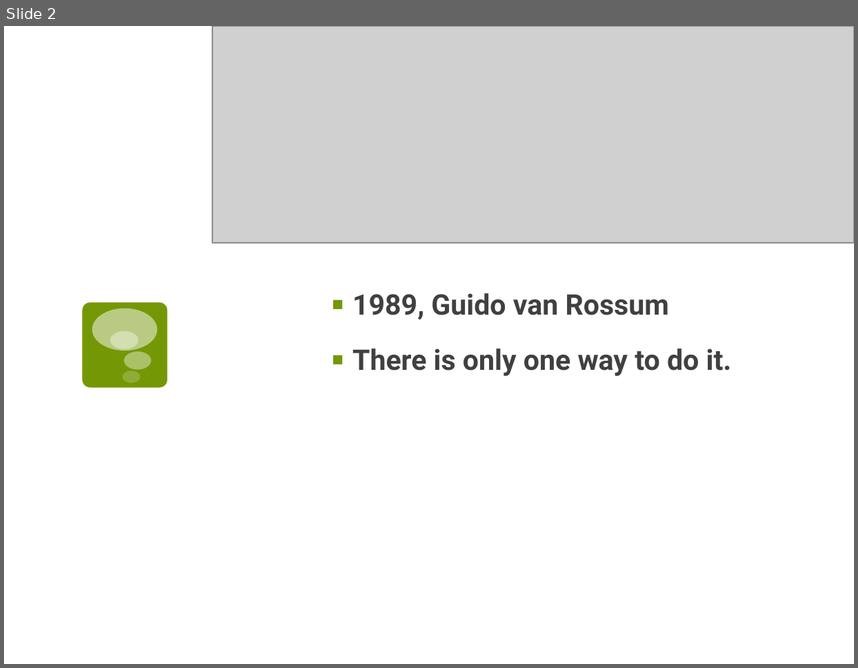
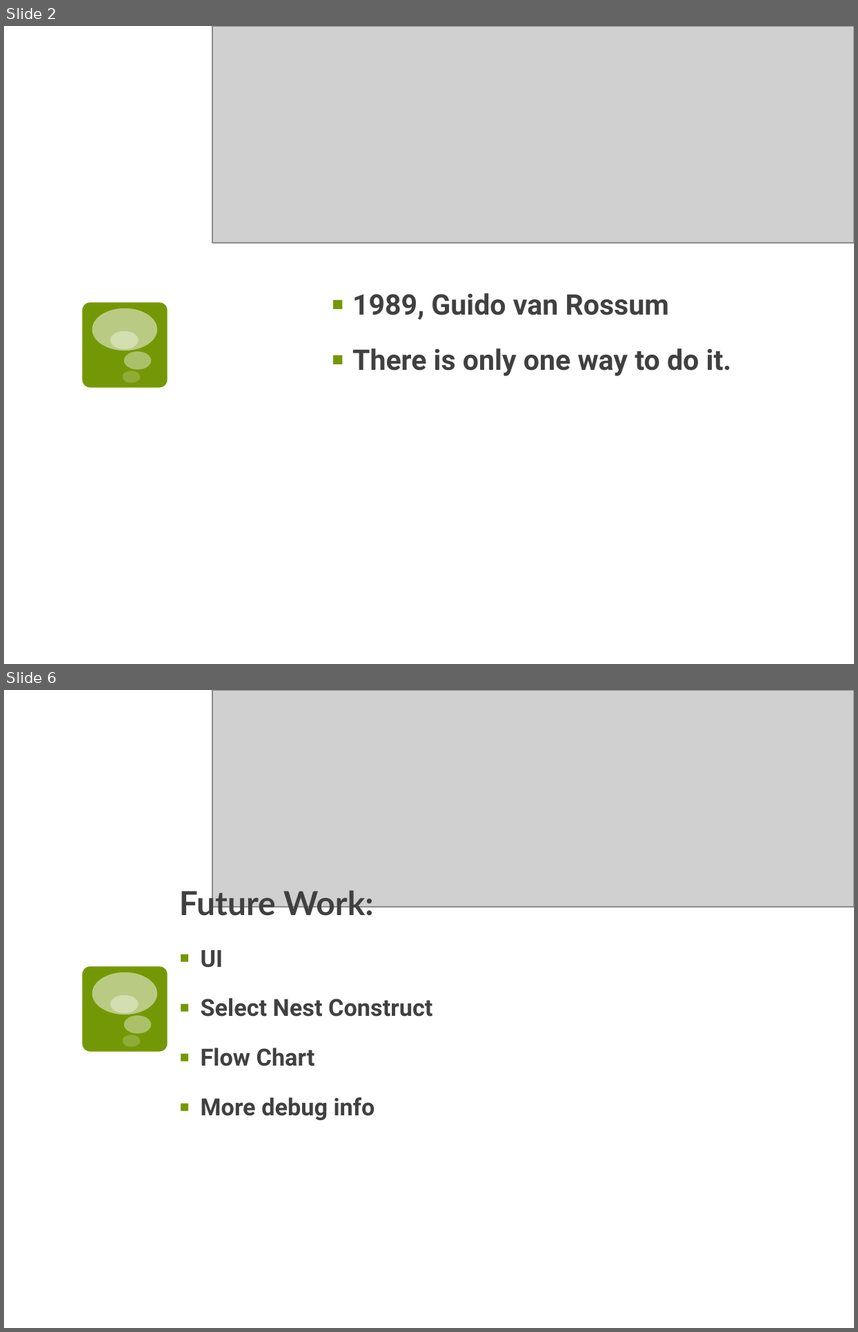
Before and after one commit to geniousisme/PySQL, a slide deck: PySQL_Intro.pptx. Shown one above the other, each under a label of ours: slide 2 before the commit, slides 2 and 6 after it; the slides between them are not shown. The pictures are 858x668 and 858x1332 pixels, drawn with LibreOffice and Linux fonts; fonts in the diff are those of the drawing; grey boxes stand for pictures. Boxes give left, top, right and bottom in pixels: in the first picture for what was removed or moved away, otherwise in the second. Text is boxed around its words. In the diff, an @@ line names an element or a change of style, - is before the commit and + after.

```diff
--- a/PySQL_Intro.pptx
+++ b/PySQL_Intro.pptx
@@ slide 6 added at [4, 690, 854, 1328], background #FFFFFF; not listed: 5 template elements that a slide beside it also shows @@
@@ picture added at [212, 690, 854, 907] @@
@@ text added at [179, 886, 432, 1120], 20 pt, text #404040, bold @@
+Future Work:
+▪ UI
+▪ Select Nest Construct
+▪ Flow Chart
+▪ More debug info
```
Also in this commit, not shown: 4 slides changed, 9 other files.
